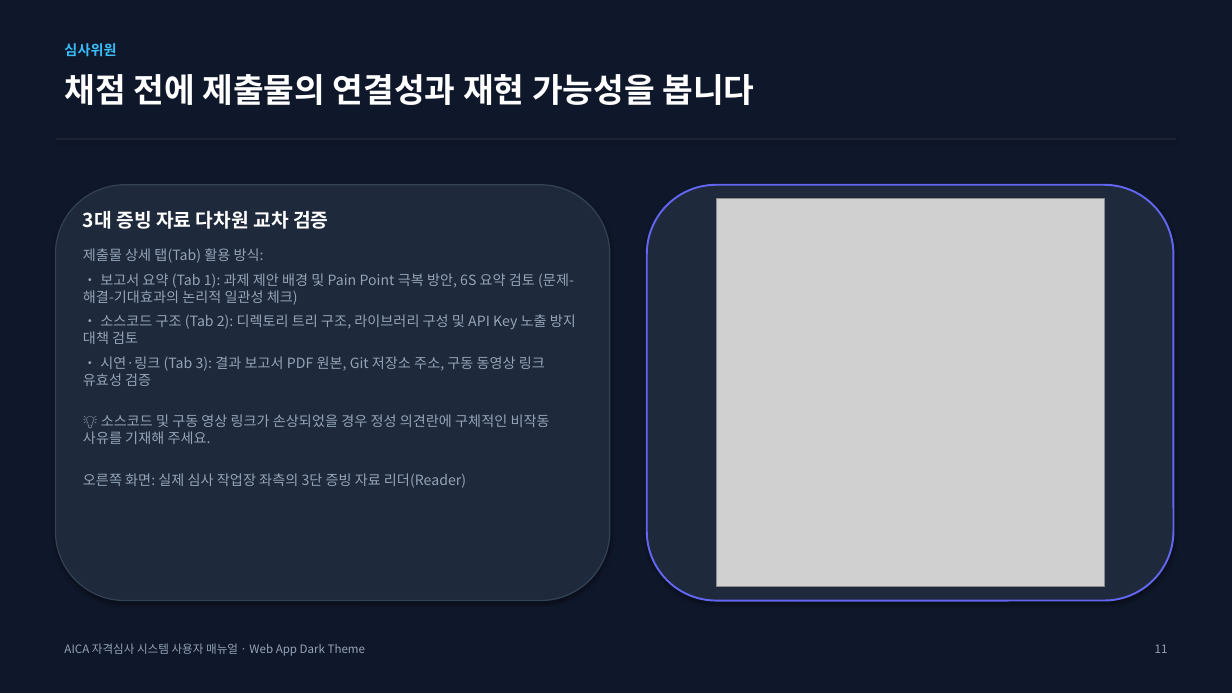
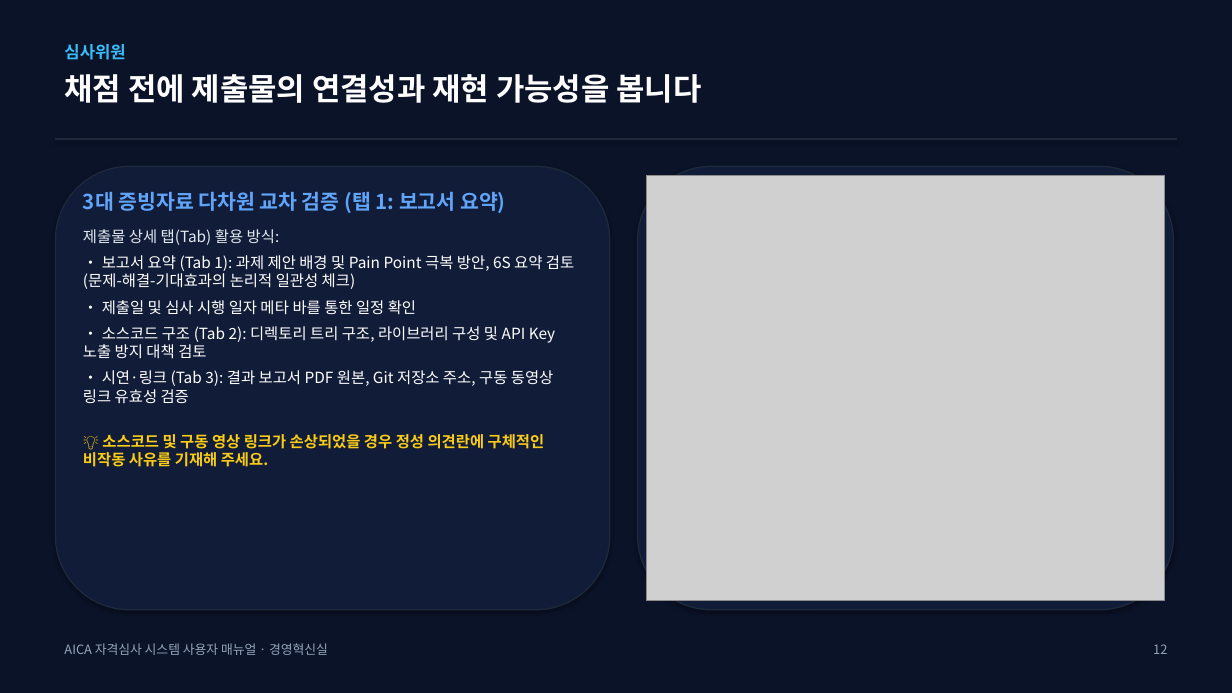
Before and after one commit to teckyun73/AICA_COMPETENCY, a slide deck: slide 12 of AICA_System_User_Manual.pptx. Drawn at 1232x693 pixels with LibreOffice and Linux fonts; fonts in the diff are those of the drawing; grey boxes stand for pictures. Boxes give left, top, right and bottom in pixels: in the first picture for what was removed or moved away, otherwise in the second. Text is boxed around its words. In the diff, an @@ line names an element or a change of style, - is before the commit and + after.

Commit message:
style: redesign user manual PPTX and PDF to match exact 20-page dark slate design theme of attached document

```diff
--- a/AICA_System_User_Manual.pptx
+++ b/AICA_System_User_Manual.pptx
@@ background #0F172A to #0B1329 @@
@@ text "심사위원" at [64,44,125,60]: size 11 to 13 pt @@
@@ text "채점 전에 제출물의 연결성과 재현 ..." at [64,74,702,103]: size 26 to 24 pt @@
@@ rounded rectangle: place and size @@
-rounded rectangle at [55,185,610,601]
+rounded rectangle at [55,166,610,610]
@@ rounded rectangle at [55,166,610,610]: fill #1E293B to #111C38; outline #334155 1 pt to #1E293B 1 pt @@
@@ rounded rectangle: place and size @@
-rounded rectangle at [647,185,1174,601]
+rounded rectangle at [638,166,1174,610]
@@ rounded rectangle at [638,166,1174,610]: fill #1E293B to #111C38; outline #6366F1 1.5 pt to #1E293B 1 pt @@
@@ picture: place and size @@
-picture at [716,199,1104,587]
+picture at [647,176,1165,601]
@@ text "3대 증빙자료 다차원 교차 검증 ...": place and size @@
-text "3대 증빙자료 다차원 교차 검증 ..." at [83,211,576,488]
+text "3대 증빙자료 다차원 교차 검증 ..." at [83,191,574,467]
@@ text at [83,191,506,213]: text changed; size 15 to 16 pt; text colour #FFFFFF to #60A5FA @@
-3대 증빙 자료 다차원 교차 검증
+3대 증빙자료 다차원 교차 검증 (탭 1: 보고서 요약)
@@ text at [83,229,574,467]: size 11 to 12 pt in "제출물 상세 탭(Tab) 활용 방식:", "• 보고서 요약 (Tab 1): 과제 제안 ...", "• 소스코드 구조 (Tab 2): 디렉토리 트리 ...", "• 시연·링크 (Tab 3): 결과 보고서 PDF ..." and 1 more places; text colour #94A3B8 to #E2E8F0 in "제출물 상세 탭(Tab) 활용 방식:"; text colour #94A3B8 to #FFFFFF in "• 보고서 요약 (Tab 1): 과제 제안 ...", "• 소스코드 구조 (Tab 2): 디렉토리 트리 ...", "• 시연·링크 (Tab 3): 결과 보고서 PDF ..."; text colour #94A3B8 to #FACC15, bold on in "💡 소스코드 및 구동 영상 링크가 손상되었을 ..." @@
@@ text at [102,300,416,315]: paragraph added @@
+• 제출일 및 심사 시행 일자 메타 바를 통한 일정 확인
@@ text at [83,473,466,488]: paragraph removed @@
-오른쪽 화면: 실제 심사 작업장 좌측의 3단 증빙 자료 리더(Reader)
@@ text at [64,643,328,655]: text changed; size 9 to 10 pt @@
-AICA 자격심사 시스템 사용자 매뉴얼 · Web App Dark Theme
+AICA 자격심사 시스템 사용자 매뉴얼 · 경영혁신실
@@ text at [1153,644,1167,654]: text changed; size 9 to 10 pt @@
-11
+12
```
Also in this commit, not shown: 15 other slides changed, 4 slides added, 1 slide removed, 23 other files.
